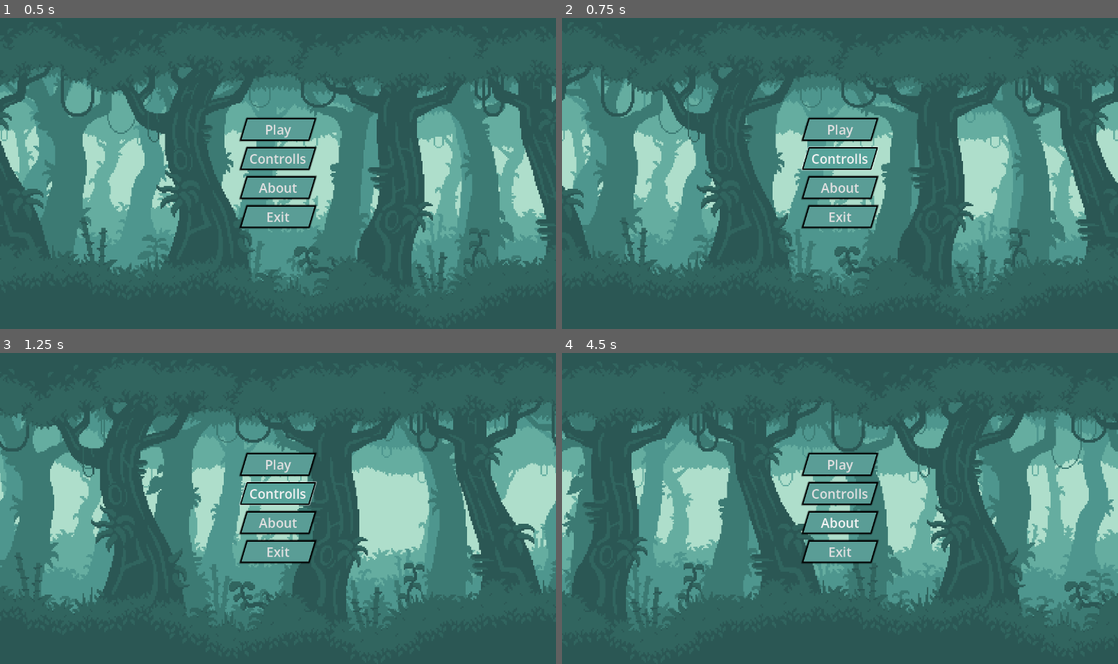
Above: before the commit, frames 1-4 (two rows, left to right).
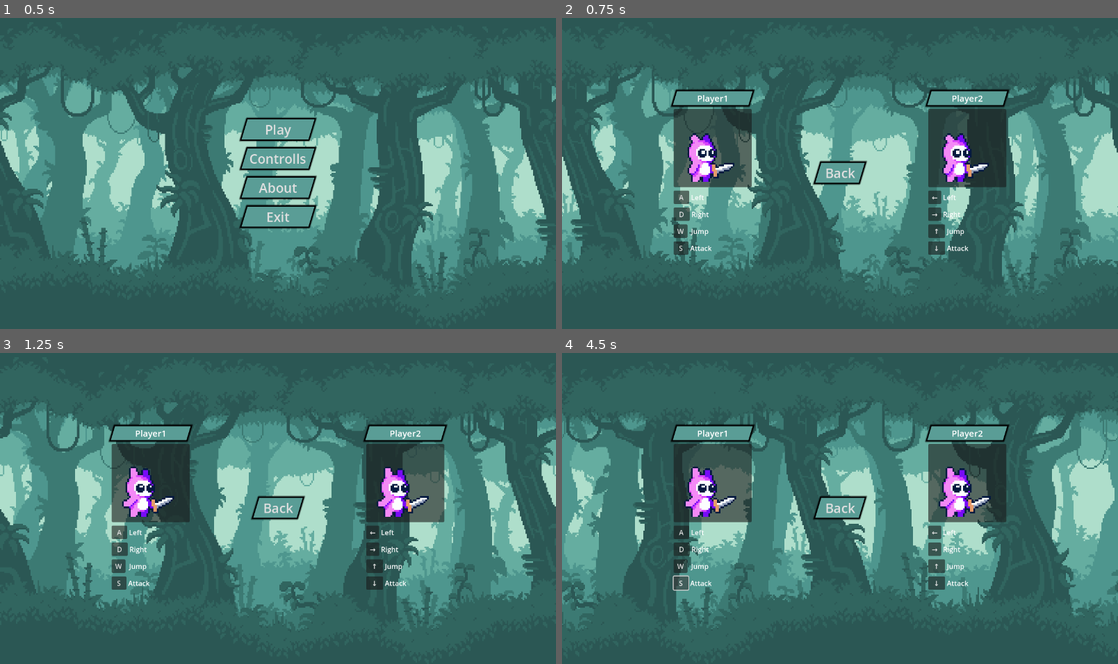
Above: after the commit, the same moments.

Repository: ParmarManthanrajsinh/Godot_4_game_Pookie_Fighters
Game: Godot game, scene res://scene/main_menu.tscn
Same seed, same stepped clock (60 frames per second), same inputs: the game is played once before the commit and once after it.
Inputs (mouse positions are in pixels of both pictures, inside the frame that each line leads up to):
- Up to frame 1 (0.5 s): no input
- Up to frame 2 (0.75 s): click "Controlls" at 0.5 s
- Up to frame 3 (1.25 s): no input
- Up to frame 4 (4.5 s): click (678, 533) at 1.25 s, where only the run after the commit has a clickable "A"; click (684, 548) at 2 s, where only the run after the commit has a clickable "D"; click (840, 520) at 2.75 s, where only the run before the commit has a clickable "About"; click (678, 567) at 3.5 s, where only the run after the commit has a clickable "W"; click (678, 583) at 4.25 s, where only the run after the commit has a clickable "S"

Frame 1 is identical in both runs. In frame 2, 44% of the frame differs, in the area x 0-100%, y 15-89%; in frame 3, 44%; in frame 4, 44%.

Commit message:
added controlls and about scene

Diff:
--- /dev/null
+++ b/Script/Back.gd
@@ -0,0 +1,4 @@
+extends Button
+
+func _on_pressed() -> void:
+	get_tree().change_scene_to_file("res://scene/main_menu.tscn")
--- /dev/null
+++ b/Script/Controlls.gd
@@ -0,0 +1,15 @@
+extends HBoxContainer
+
+var warrior := preload("res://scene/warrior.tscn")
+
+func _ready() -> void:
+	var warr1 = warrior.instantiate()
+	get_node("Player1/Panel").add_child(warr1)
+	warr1.play("Idle")
+	var warr2 = warrior.instantiate()
+	get_node("Player2/Panel").add_child(warr2)
+	warr2.play("Idle")
+
+
+func _on_back_pressed() -> void:
+	get_tree().change_scene_to_file("res://scene/main_menu.tscn")
--- a/Script/KillZArea.gd
+++ b/Script/KillZArea.gd
@@ -1,5 +1,5 @@
 extends Area2D
 
-func _on_body_entered(body):
+func _on_body_entered(body) -> void:
 	if body.name == "Player1" || body.name == "Player2":
 		body.takedamage(100,0)
--- a/Script/ParallaxBackground.gd
+++ b/Script/ParallaxBackground.gd
@@ -10,11 +10,11 @@
 
 
 func _on_controlls_pressed() -> void:
-	pass # Replace with function body.
+	get_tree().change_scene_to_file("res://scene/controlls.tscn")
 
 
 func _on_about_pressed() -> void:
-	pass # Replace with function body.
+	get_tree().change_scene_to_file("res://scene/about.tscn")
 
 
 func _on_exit_pressed() -> void:
--- a/Script/player_1.gd
+++ b/Script/player_1.gd
@@ -146,7 +146,7 @@
 	elif type.animation == "Death":
 		self.queue_free()
 
-func _on_attack_box_body_entered(body):
+func _on_attack_box_body_entered(body) -> void:
 	if IsAttacking == true and body.name == "Player2":
 		$hurt_sound.play()
 		if type.flip_h == true:
--- a/Script/player_2.gd
+++ b/Script/player_2.gd
@@ -150,7 +150,7 @@
 	elif type.animation == "Death":
 		self.queue_free()
 
-func _on_attack_box_body_entered(body):
+func _on_attack_box_body_entered(body) -> void:
 	if IsAttacking == true and body.name == "Player1":
 		$hurt_sound.play()
 		if type.flip_h == true:
--- /dev/null
+++ b/scene/about.tscn
@@ -0,0 +1,135 @@
+[gd_scene load_steps=10 format=3 uid="uid://dr4lrad5afv6"]
+
+[ext_resource type="Script" path="res://Script/ParallaxBackground.gd" id="1_ii2xh"]
+[ext_resource type="Texture2D" uid="uid://k4ot52o4rq66" path="res://Asset/parallax background/plx-1.png" id="2_qvofw"]
+[ext_resource type="Texture2D" uid="uid://c6ojdtp6sl7of" path="res://Asset/parallax background/plx-2.png" id="3_c4v8g"]
+[ext_resource type="Texture2D" uid="uid://bmslvodpinybx" path="res://Asset/parallax background/plx-3.png" id="4_aaii7"]
+[ext_resource type="Texture2D" uid="uid://qq4hkvbsdeqm" path="res://Asset/parallax background/plx-4.png" id="5_54w3w"]
+[ext_resource type="Texture2D" uid="uid://cugdcqkndv1" path="res://Asset/parallax background/plx-5.png" id="6_okfij"]
+[ext_resource type="AudioStream" uid="uid://ry7g1tohp8ol" path="res://Asset/SFX/on-the-road-to-the-eighties_loop1-177567.mp3" id="7_fccby"]
+[ext_resource type="Theme" uid="uid://c5mk51k51gcl3" path="res://Themes/button_theme.tres" id="8_qk7fb"]
+[ext_resource type="Script" path="res://Script/Back.gd" id="9_cxu84"]
+
+[node name="About" type="Control"]
+layout_mode = 3
+anchors_preset = 15
+anchor_right = 1.0
+anchor_bottom = 1.0
+grow_horizontal = 2
+grow_vertical = 2
+
+[node name="ParallaxBackground" type="ParallaxBackground" parent="."]
+script = ExtResource("1_ii2xh")
+
+[node name="ParallaxLayer1" type="ParallaxLayer" parent="ParallaxBackground"]
+motion_mirroring = Vector2(1280, 0)
+
+[node name="Plx-1" type="Sprite2D" parent="ParallaxBackground/ParallaxLayer1"]
+position = Vector2(640, 358)
+scale = Vector2(3.33333, 3.35185)
+texture = ExtResource("2_qvofw")
+
+[node name="Plx-2" type="Sprite2D" parent="ParallaxBackground/ParallaxLayer1"]
+position = Vector2(640, 360)
+scale = Vector2(3.33333, 3.33333)
+texture = ExtResource("3_c4v8g")
+
+[node name="ParallaxLayer2" type="ParallaxLayer" parent="ParallaxBackground"]
+motion_scale = Vector2(2, 2)
+motion_mirroring = Vector2(1280, 0)
+
+[node name="Plx-3" type="Sprite2D" parent="ParallaxBackground/ParallaxLayer2"]
+position = Vector2(640, 361)
+scale = Vector2(3.33333, 3.32407)
+texture = ExtResource("4_aaii7")
+
+[node name="ParallaxLayer3" type="ParallaxLayer" parent="ParallaxBackground"]
+motion_scale = Vector2(2, 2)
+motion_mirroring = Vector2(1280, 0)
+
+[node name="Plx-4" type="Sprite2D" parent="ParallaxBackground/ParallaxLayer3"]
+position = Vector2(640, 360)
+scale = Vector2(3.33333, 3.33333)
+texture = ExtResource("5_54w3w")
+
+[node name="ParallaxLayer4" type="ParallaxLayer" parent="ParallaxBackground"]
+motion_scale = Vector2(4, 4)
+motion_mirroring = Vector2(1280, 0)
+
+[node name="Plx-5" type="Sprite2D" parent="ParallaxBackground/ParallaxLayer4"]
+position = Vector2(640, 360)
+scale = Vector2(3.33333, 3.33333)
+texture = ExtResource("6_okfij")
+
+[node name="background_music" type="AudioStreamPlayer" parent="."]
+stream = ExtResource("7_fccby")
+volume_db = -14.0
+autoplay = true
+
+[node name="Panel" type="Panel" parent="."]
+layout_mode = 1
+anchors_preset = 8
+anchor_left = 0.5
+anchor_top = 0.5
+anchor_right = 0.5
+anchor_bottom = 0.5
+offset_left = -534.0
+offset_top = -282.0
+offset_right = 534.0
+offset_bottom = 282.0
+grow_horizontal = 2
+grow_vertical = 2
+
+[node name="Back" type="Button" parent="Panel"]
+layout_mode = 1
+anchors_preset = 7
+anchor_left = 0.5
+anchor_top = 1.0
+anchor_right = 0.5
+anchor_bottom = 1.0
+offset_left = -84.5
+offset_top = -90.0
+offset_right = 84.5
+offset_bottom = -42.0
+grow_horizontal = 2
+grow_vertical = 0
+theme = ExtResource("8_qk7fb")
+text = "  Back  "
+script = ExtResource("9_cxu84")
+
+[node name="VBoxContainer" type="VBoxContainer" parent="Panel"]
+layout_mode = 1
+anchors_preset = 8
+anchor_left = 0.5
+anchor_top = 0.5
+anchor_right = 0.5
+anchor_bottom = 0.5
+offset_left = -146.0
+offset_top = -52.5
+offset_right = 146.0
+offset_bottom = 52.5
+grow_horizontal = 2
+grow_vertical = 2
+
+[node name="Label" type="Label" parent="Panel/VBoxContainer"]
+layout_mode = 2
+theme_override_colors/font_outline_color = Color(0, 0, 0, 1)
+theme_override_constants/outline_size = 9
+theme_override_font_sizes/font_size = 25
+text = "About This Game:
+Discover a unique experience created by
+ solo developer Parmar Manthan.
+Every detail reflects a true passion for gaming. Dive in and enjoy!
+
+Contact Me:
+Get in touch below! 👇
+"
+vertical_alignment = 1
+
+[node name="LinkButton" type="LinkButton" parent="Panel/VBoxContainer"]
+layout_mode = 2
+theme_override_font_sizes/font_size = 25
+text = "https://github.com/ParmarManthanrajsinh"
+uri = "https://github.com/ParmarManthanrajsinh"
+
+[connection signal="pressed" from="Panel/Back" to="Panel/Back" method="_on_pressed"]
--- /dev/null
+++ b/scene/controlls.tscn
@@ -0,0 +1,246 @@
+[gd_scene load_steps=10 format=3 uid="uid://c54f3klsccbln"]
+
+[ext_resource type="Script" path="res://Script/ParallaxBackground.gd" id="1_bvbcs"]
+[ext_resource type="Texture2D" uid="uid://k4ot52o4rq66" path="res://Asset/parallax background/plx-1.png" id="2_uf7ub"]
+[ext_resource type="Texture2D" uid="uid://c6ojdtp6sl7of" path="res://Asset/parallax background/plx-2.png" id="3_mpljn"]
+[ext_resource type="Texture2D" uid="uid://bmslvodpinybx" path="res://Asset/parallax background/plx-3.png" id="4_htkqj"]
+[ext_resource type="Texture2D" uid="uid://qq4hkvbsdeqm" path="res://Asset/parallax background/plx-4.png" id="5_is8ej"]
+[ext_resource type="Texture2D" uid="uid://cugdcqkndv1" path="res://Asset/parallax background/plx-5.png" id="6_l5g8t"]
+[ext_resource type="Script" path="res://Script/Controlls.gd" id="7_1y276"]
+[ext_resource type="Theme" uid="uid://c5mk51k51gcl3" path="res://Themes/button_theme.tres" id="7_qhr8k"]
+[ext_resource type="AudioStream" uid="uid://ry7g1tohp8ol" path="res://Asset/SFX/on-the-road-to-the-eighties_loop1-177567.mp3" id="8_xxrnm"]
+
+[node name="controlls" type="Control"]
+layout_mode = 3
+anchors_preset = 15
+anchor_right = 1.0
+anchor_bottom = 1.0
+grow_horizontal = 2
+grow_vertical = 2
+
+[node name="ParallaxBackground" type="ParallaxBackground" parent="."]
+script = ExtResource("1_bvbcs")
+
+[node name="ParallaxLayer1" type="ParallaxLayer" parent="ParallaxBackground"]
+motion_mirroring = Vector2(1280, 0)
+
+[node name="Plx-1" type="Sprite2D" parent="ParallaxBackground/ParallaxLayer1"]
+position = Vector2(640, 358)
+scale = Vector2(3.33333, 3.35185)
+texture = ExtResource("2_uf7ub")
+
+[node name="Plx-2" type="Sprite2D" parent="ParallaxBackground/ParallaxLayer1"]
+position = Vector2(640, 360)
+scale = Vector2(3.33333, 3.33333)
+texture = ExtResource("3_mpljn")
+
+[node name="ParallaxLayer2" type="ParallaxLayer" parent="ParallaxBackground"]
+motion_scale = Vector2(2, 2)
+motion_mirroring = Vector2(1280, 0)
+
+[node name="Plx-3" type="Sprite2D" parent="ParallaxBackground/ParallaxLayer2"]
+position = Vector2(640, 361)
+scale = Vector2(3.33333, 3.32407)
+texture = ExtResource("4_htkqj")
+
+[node name="ParallaxLayer3" type="ParallaxLayer" parent="ParallaxBackground"]
+motion_scale = Vector2(2, 2)
+motion_mirroring = Vector2(1280, 0)
+
+[node name="Plx-4" type="Sprite2D" parent="ParallaxBackground/ParallaxLayer3"]
+position = Vector2(640, 360)
+scale = Vector2(3.33333, 3.33333)
+texture = ExtResource("5_is8ej")
+
+[node name="ParallaxLayer4" type="ParallaxLayer" parent="ParallaxBackground"]
+motion_scale = Vector2(4, 4)
+motion_mirroring = Vector2(1280, 0)
+
+[node name="Plx-5" type="Sprite2D" parent="ParallaxBackground/ParallaxLayer4"]
+position = Vector2(640, 360)
+scale = Vector2(3.33333, 3.33333)
+texture = ExtResource("6_l5g8t")
+
+[node name="background_music" type="AudioStreamPlayer" parent="."]
+stream = ExtResource("8_xxrnm")
+volume_db = -14.0
+autoplay = true
+
+[node name="HBoxContainer" type="HBoxContainer" parent="."]
+layout_mode = 1
+anchors_preset = 8
+anchor_left = 0.5
+anchor_top = 0.5
+anchor_right = 0.5
+anchor_bottom = 0.5
+offset_left = -20.0
+offset_top = -20.0
+offset_right = 20.0
+offset_bottom = 20.0
+grow_horizontal = 2
+grow_vertical = 2
+theme_override_constants/separation = 150
+script = ExtResource("7_1y276")
+
+[node name="Player1" type="BoxContainer" parent="HBoxContainer"]
+layout_mode = 2
+theme_override_constants/separation = 8
+alignment = 1
+vertical = true
+
+[node name="Player1" type="Label" parent="HBoxContainer/Player1"]
+layout_mode = 2
+theme = ExtResource("7_qhr8k")
+text = "Player1"
+horizontal_alignment = 1
+vertical_alignment = 1
+
+[node name="Panel" type="Panel" parent="HBoxContainer/Player1"]
+custom_minimum_size = Vector2(180, 180)
+layout_mode = 2
+
+[node name="left" type="HBoxContainer" parent="HBoxContainer/Player1"]
+layout_mode = 2
+size_flags_horizontal = 0
+size_flags_vertical = 4
+
+[node name="A_Button" type="Button" parent="HBoxContainer/Player1/left"]
+layout_mode = 2
+size_flags_horizontal = 4
+size_flags_vertical = 4
+text = "  A  "
+
+[node name="Label" type="Label" parent="HBoxContainer/Player1/left"]
+layout_mode = 2
+text = "Left"
+horizontal_alignment = 1
+
+[node name="right" type="HBoxContainer" parent="HBoxContainer/Player1"]
+layout_mode = 2
+size_flags_horizontal = 0
+
+[node name="D_Button" type="Button" parent="HBoxContainer/Player1/right"]
+layout_mode = 2
+size_flags_horizontal = 4
+size_flags_vertical = 4
+text = "  D  "
+
+[node name="Label" type="Label" parent="HBoxContainer/Player1/right"]
+layout_mode = 2
+text = "Right"
+
+[node name="top" type="HBoxContainer" parent="HBoxContainer/Player1"]
+layout_mode = 2
+size_flags_horizontal = 0
+size_flags_vertical = 4
+
+[node name="W_Button" type="Button" parent="HBoxContainer/Player1/top"]
+layout_mode = 2
+size_flags_horizontal = 4
+size_flags_vertical = 4
+text = " W "
+
+[node name="Label" type="Label" parent="HBoxContainer/Player1/top"]
+layout_mode = 2
+text = " Jump"
+horizontal_alignment = 1
+vertical_alignment = 1
+
+[node name="bottom" type="HBoxContainer" parent="HBoxContainer/Player1"]
+layout_mode = 2
+size_flags_horizontal = 0
+
+[node name="S_Button" type="Button" parent="HBoxContainer/Player1/bottom"]
+layout_mode = 2
+size_flags_horizontal = 4
+size_flags_vertical = 4
+text = "  S  "
+
+[node name="Label" type="Label" parent="HBoxContainer/Player1/bottom"]
+layout_mode = 2
+text = "Attack"
+
+[node name="Start_Menu" type="VBoxContainer" parent="HBoxContainer"]
+layout_mode = 2
+theme_override_constants/separation = 16
+alignment = 1
+
+[node name="Back" type="Button" parent="HBoxContainer/Start_Menu"]
+layout_mode = 2
+theme = ExtResource("7_qhr8k")
+text = "  Back  "
+
+[node name="Player2" type="BoxContainer" parent="HBoxContainer"]
+layout_mode = 2
+theme_override_constants/separation = 8
+alignment = 1
+vertical = true
+
+[node name="Player2" type="Label" parent="HBoxContainer/Player2"]
+layout_mode = 2
+theme = ExtResource("7_qhr8k")
+text = "Player2"
+horizontal_alignment = 1
+vertical_alignment = 1
+
+[node name="Panel" type="Panel" parent="HBoxContainer/Player2"]
+custom_minimum_size = Vector2(180, 180)
+layout_mode = 2
+
+[node name="left" type="HBoxContainer" parent="HBoxContainer/Player2"]
+layout_mode = 2
+
+[node name="A_Button" type="Button" parent="HBoxContainer/Player2/left"]
+layout_mode = 2
+size_flags_horizontal = 4
+size_flags_vertical = 4
+text = " ← "
+
+[node name="Label" type="Label" parent="HBoxContainer/Player2/left"]
+layout_mode = 2
+text = "Left"
+vertical_alignment = 1
+
+[node name="right" type="HBoxContainer" parent="HBoxContainer/Player2"]
+layout_mode = 2
+
+[node name="D_Button" type="Button" parent="HBoxContainer/Player2/right"]
+layout_mode = 2
+size_flags_horizontal = 4
+size_flags_vertical = 4
+text = " → "
+
+[node name="Label" type="Label" parent="HBoxContainer/Player2/right"]
+layout_mode = 2
+text = "Right"
+vertical_alignment = 1
+
+[node name="top" type="HBoxContainer" parent="HBoxContainer/Player2"]
+layout_mode = 2
+
+[node name="W_Button" type="Button" parent="HBoxContainer/Player2/top"]
+layout_mode = 2
+size_flags_horizontal = 4
+size_flags_vertical = 4
+text = "  ↑  "
+
+[node name="Label" type="Label" parent="HBoxContainer/Player2/top"]
+layout_mode = 2
+text = "Jump"
+vertical_alignment = 1
+
+[node name="bottom" type="HBoxContainer" parent="HBoxContainer/Player2"]
+layout_mode = 2
+
+[node name="S_Button" type="Button" parent="HBoxContainer/Player2/bottom"]
+layout_mode = 2
+size_flags_horizontal = 4
+size_flags_vertical = 4
+text = "  ↓  "
+
+[node name="Label" type="Label" parent="HBoxContainer/Player2/bottom"]
+layout_mode = 2
+text = "Attack"
+vertical_alignment = 1
+
+[connection signal="pressed" from="HBoxContainer/Start_Menu/Back" to="HBoxContainer" method="_on_back_pressed"]
